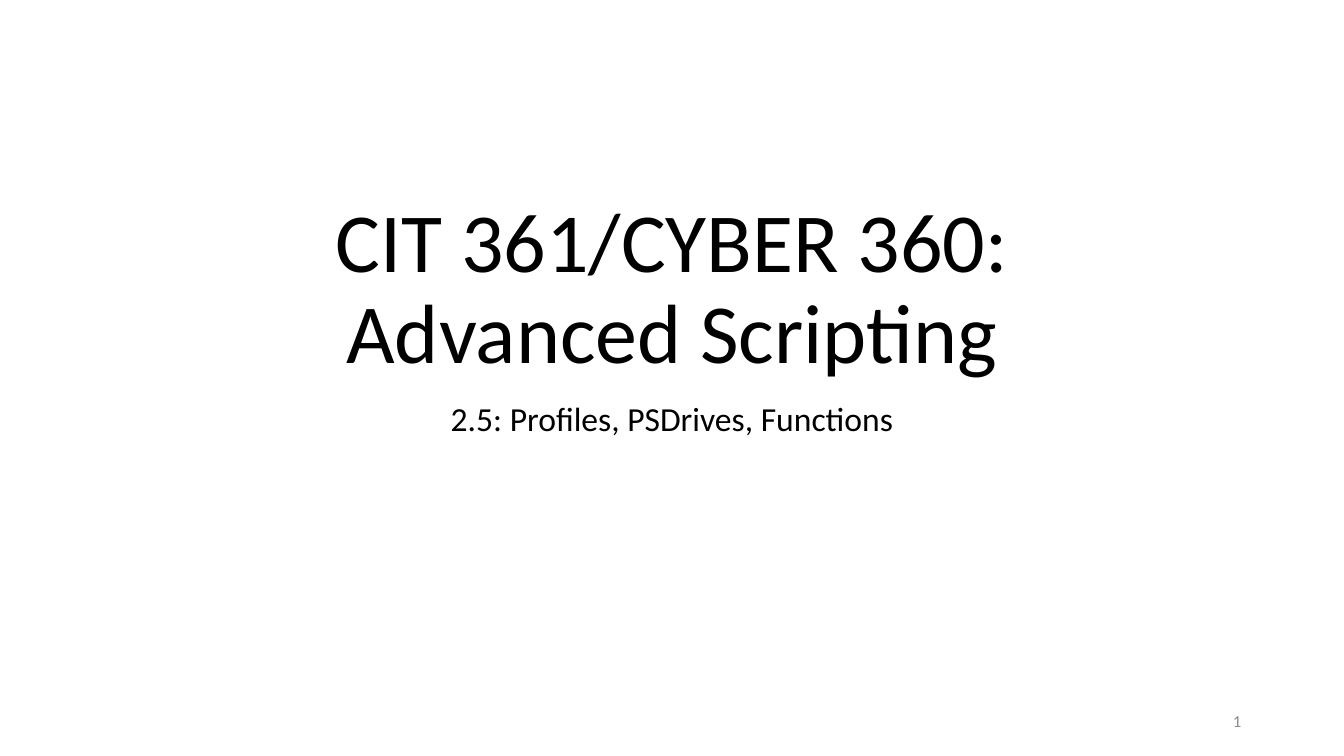
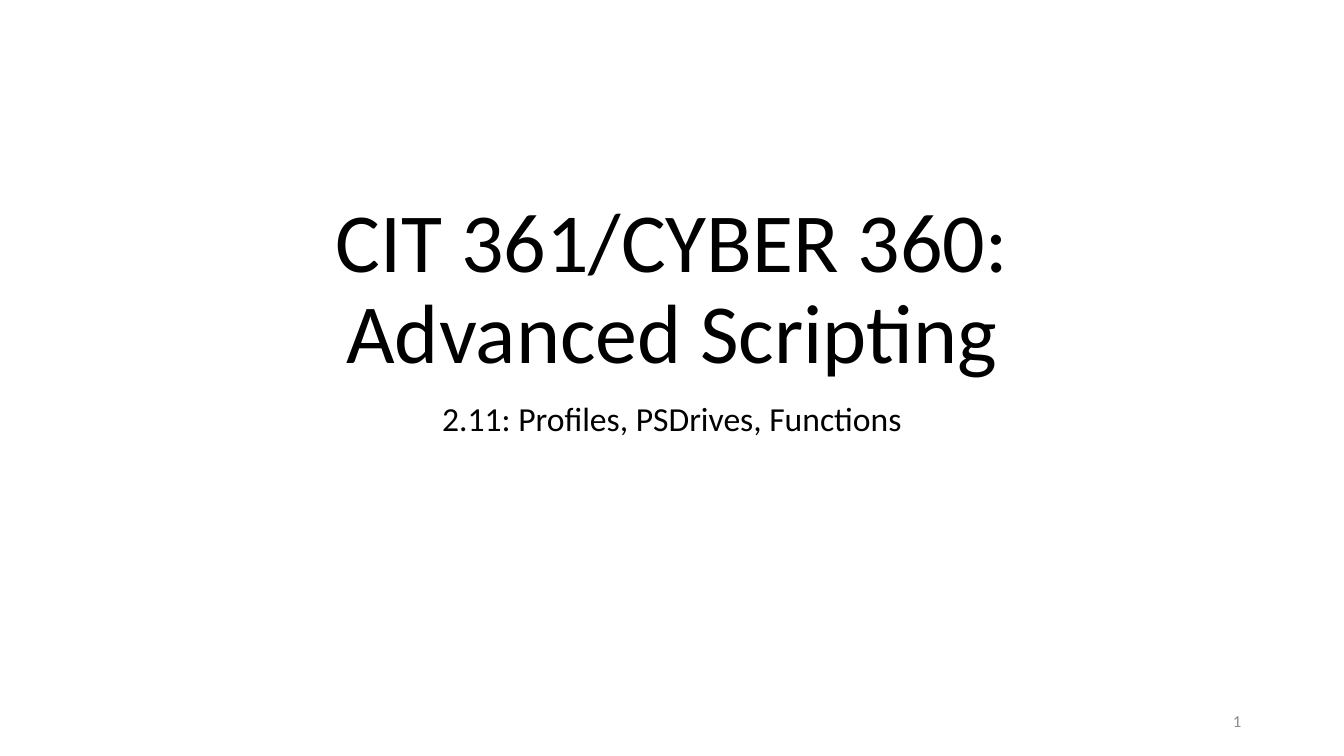
Before and after one commit to byui-cyber360/content, a slide deck: slide 1 of CYBER360-2.B-Profiles-Functions.pptx. Drawn at 1344x756 pixels with LibreOffice and Linux fonts; fonts in the diff are those of the drawing. Boxes give left, top, right and bottom in pixels: in the first picture for what was removed or moved away, otherwise in the second. Text is boxed around its words. In the diff, an @@ line names an element or a change of style, - is before the commit and + after.

```diff
--- a/CYBER360-2.B-Profiles-Functions.pptx
+++ b/CYBER360-2.B-Profiles-Functions.pptx
@@ subtitle at (442, 407, 901, 435): text changed @@
-2.5: Profiles, PSDrives, Functions
+2.11: Profiles, PSDrives, Functions
```
Also in this commit, not shown: 14 other files.
